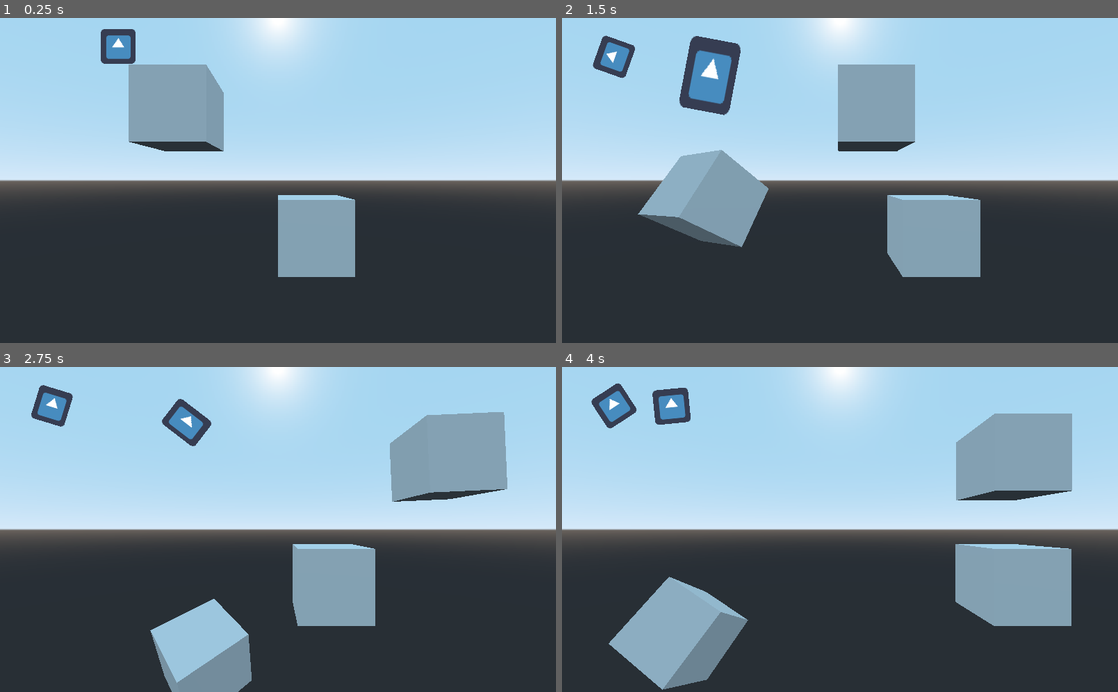
Above: before the commit, frames 1-4 (two rows, left to right).
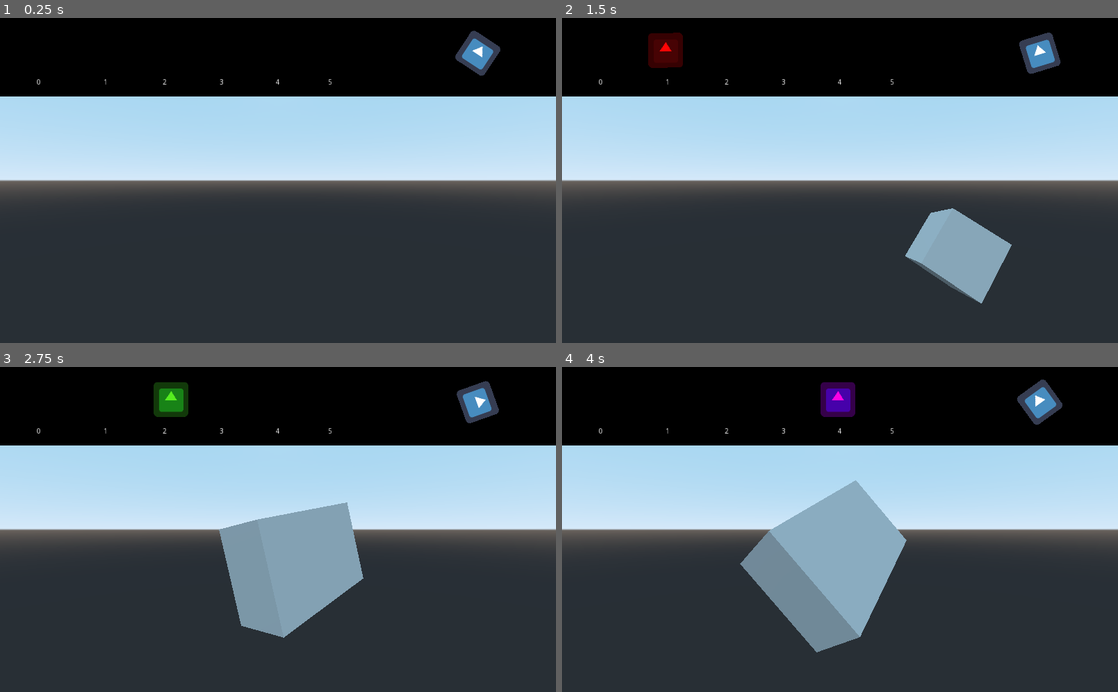
Above: after the commit, the same moments.

Repository: Kapendev/tweentoo
Game: Godot game, scene res://src/Main.tscn
Two runs of this game, one before a commit and one after it. Both use one fixed random seed, a clock stepped at 60 frames per second and the inputs below. The engine's default icon, where the game draws it, is replaced by a stand-in: a white triangle on a blue panel in a dark square.
Inputs:
- Up to frame 1 (0.25 s): no input
- Up to frame 2 (1.5 s): no input
- Up to frame 3 (2.75 s): no input
- Up to frame 4 (4 s): no input

The runs differ from the first frame. In frame 1, 30% of the frame differs, in the area x 0-100%, y 0-80%; in frame 2, 34%; in frame 3, 38%; in frame 4, 47%, in the area x 0-100%, y 0-100%.

Commit message:
Add files via upload

Diff:
--- a/src/Main.tscn
+++ b/src/Main.tscn
@@ -8,98 +8,150 @@
 [node name="Main" type="Spatial"]
 
 [node name="Camera" type="Camera" parent="."]
-transform = Transform( 1, 0, 0, 0, 1, 0, 0, 0, 1, 0, 0, 7 )
+current = true
 
 [node name="MeshInstance" type="MeshInstance" parent="."]
-transform = Transform( 1, 0, 0, 0, 1, 0, 0, 0, 1, 1, -1.5, 0 )
+transform = Transform( 1, 0, 0, 0, 1, 0, 0, 0, 1, 0, -16, -9 )
 mesh = SubResource( 1 )
 material/0 = null
 
-[node name="Tweentoo3D" type="Tween" parent="MeshInstance"]
+[node name="Tweentoo" type="Tween" parent="MeshInstance"]
 script = ExtResource( 1 )
-transition = 7
-
-[node name="Position3D" type="Position3D" parent="MeshInstance/Tweentoo3D"]
-transform = Transform( 1, 0, 0, 0, 1, 0, 0, 0, 1, 1, -1.5, 0 )
-
-[node name="Position3D2" type="Position3D" parent="MeshInstance/Tweentoo3D"]
-transform = Transform( 1, 0, 0, 0, 1, 0, 0, 0, 1, 5, -1.5, 0 )
-
-[node name="MeshInstance2" type="MeshInstance" parent="."]
-transform = Transform( 1, 0, 0, 0, 1, 0, 0, 0, 1, 11.5901, 2, 0 )
-mesh = SubResource( 1 )
-material/0 = null
-
-[node name="Tweentoo3D" type="Tween" parent="MeshInstance2"]
-script = ExtResource( 1 )
-transition = 6
+reversed_change = true
+transition = 8
 easing = 1
 duration = 2.0
 
-[node name="Position3D" type="Position3D" parent="MeshInstance2/Tweentoo3D"]
-transform = Transform( 1, 0, 0, 0, 1, 0, 0, 0, 1, 1, 2, 0 )
+[node name="Position3D" type="Position3D" parent="MeshInstance/Tweentoo"]
+transform = Transform( -0.121159, 0, -0.992633, -0.906378, 0.407725, 0.110631, 0.404721, 0.913105, -0.0493996, -4, 0, -8 )
 
-[node name="Position3D2" type="Position3D" parent="MeshInstance2/Tweentoo3D"]
-transform = Transform( -4.37114e-08, 1, 0, -1, -4.37114e-08, 0, 0, 0, 1, 5, 2, 0 )
+[node name="Position3D2" type="Position3D" parent="MeshInstance/Tweentoo"]
+transform = Transform( -0.717075, -0.651833, 0.246814, -0.58814, 1.89565, 3.29764, -0.680039, 0.576661, -0.452779, 0, -0.896904, -10.2697 )
 
-[node name="MeshInstance3" type="MeshInstance" parent="."]
-transform = Transform( 1, 0, 0, 0, 1, 0, 0, 0, 1, -2.31003, -7.87528, 0 )
-mesh = SubResource( 1 )
-material/0 = null
-
-[node name="Tweentoo3D" type="Tween" parent="MeshInstance3"]
-script = ExtResource( 1 )
-transition = 8
-duration_array = [ 1.0, 0.6, 0.6, 1.0 ]
-
-[node name="1" type="Position3D" parent="MeshInstance3/Tweentoo3D"]
-transform = Transform( 0.894568, 0, -0.446932, -0.409997, 0.398061, -0.82064, 0.177906, 0.917359, 0.356092, -4.81689, -2.46491, 0 )
-
-[node name="2" type="Position3D" parent="MeshInstance3/Tweentoo3D"]
-transform = Transform( -0.947025, 0.170953, 0.271879, 0, 0.846556, -0.5323, -0.321159, -0.504102, -0.80171, -3.85817, -0.485094, 0 )
-
-[node name="3" type="Position3D" parent="MeshInstance3/Tweentoo3D"]
-transform = Transform( 0.672586, 0, -0.740019, -0.303539, 0.912006, -0.27588, 0.674901, 0.410178, 0.613403, -2.24094, -1.26925, 0 )
-
-[node name="4" type="Position3D" parent="MeshInstance3/Tweentoo3D"]
-transform = Transform( 0.672586, 0, -0.740019, -0.303539, 0.912006, -0.27588, 0.674901, 0.410178, 0.613403, -2.24094, -8.16294, 0 )
+[node name="Position3D3" type="Position3D" parent="MeshInstance/Tweentoo"]
+transform = Transform( 0.566003, 0, 0.824403, 0.812102, 0.172101, -0.557558, -0.141881, 0.985079, 0.0974098, 4, -2, -8 )
 
 [node name="Screen" type="Node2D" parent="."]
 
+[node name="Back" type="Node" parent="Screen"]
+
+[node name="ColorRect" type="ColorRect" parent="Screen/Back"]
+margin_left = -14.0
+margin_top = -15.0
+margin_right = 1054.0
+margin_bottom = 145.0
+color = Color( 0, 0, 0, 1 )
+__meta__ = {
+"_edit_use_anchors_": false
+}
+
+[node name="Label" type="Label" parent="Screen/Back"]
+margin_left = 67.0536
+margin_top = 112.0
+margin_right = 107.054
+margin_bottom = 126.0
+text = "0"
+__meta__ = {
+"_edit_use_anchors_": false
+}
+
+[node name="Label2" type="Label" parent="Screen/Back"]
+margin_left = 190.054
+margin_top = 112.0
+margin_right = 230.054
+margin_bottom = 126.0
+text = "1"
+__meta__ = {
+"_edit_use_anchors_": false
+}
+
+[node name="Label3" type="Label" parent="Screen/Back"]
+margin_left = 299.054
+margin_top = 112.0
+margin_right = 339.054
+margin_bottom = 126.0
+text = "2"
+__meta__ = {
+"_edit_use_anchors_": false
+}
+
+[node name="Label4" type="Label" parent="Screen/Back"]
+margin_left = 404.054
+margin_top = 112.0
+margin_right = 444.054
+margin_bottom = 126.0
+text = "3"
+__meta__ = {
+"_edit_use_anchors_": false
+}
+
+[node name="Label5" type="Label" parent="Screen/Back"]
+margin_left = 507.054
+margin_top = 112.0
+margin_right = 547.054
+margin_bottom = 126.0
+text = "4"
+__meta__ = {
+"_edit_use_anchors_": false
+}
+
+[node name="Label6" type="Label" parent="Screen/Back"]
+margin_left = 604.054
+margin_top = 112.0
+margin_right = 644.054
+margin_bottom = 126.0
+text = "5"
+__meta__ = {
+"_edit_use_anchors_": false
+}
+
 [node name="Sprite" type="Sprite" parent="Screen"]
-position = Vector2( -44.0972, -41.5774 )
+position = Vector2( 102.054, -62.996 )
+z_index = 2
 texture = ExtResource( 2 )
 
-[node name="Tweentoo2D" type="Tween" parent="Screen/Sprite"]
+[node name="Tweentoo" type="Tween" parent="Screen/Sprite"]
+script = ExtResource( 1 )
+transition = 7
+duration = 0.8
+
+[node name="Position2D" type="Position2D" parent="Screen/Sprite/Tweentoo"]
+position = Vector2( 70.0536, 59.6964 )
+rotation = -0.523599
+
+[node name="Position2D2" type="Position2D" parent="Screen/Sprite/Tweentoo"]
+modulate = Color( 1, 0, 0, 1 )
+position = Vector2( 193.054, 59.6964 )
+
+[node name="Position2D3" type="Position2D" parent="Screen/Sprite/Tweentoo"]
+modulate = Color( 0.384314, 1, 0, 1 )
+position = Vector2( 302.054, 59.6964 )
+
+[node name="Position2D4" type="Position2D" parent="Screen/Sprite/Tweentoo"]
+modulate = Color( 0, 0.462745, 1, 1 )
+position = Vector2( 407.054, 59.6964 )
+
+[node name="Position2D5" type="Position2D" parent="Screen/Sprite/Tweentoo"]
+modulate = Color( 1, 0, 0.890196, 1 )
+position = Vector2( 510.054, 59.6964 )
+
+[node name="Position2D6" type="Position2D" parent="Screen/Sprite/Tweentoo"]
+position = Vector2( 607.054, 59.6964 )
+rotation = 0.523599
+
+[node name="Sprite2" type="Sprite" parent="Screen"]
+position = Vector2( 880, 65 )
+z_index = 2
+texture = ExtResource( 2 )
+
+[node name="Tweentoo" type="Tween" parent="Screen/Sprite2"]
 script = ExtResource( 1 )
 transition = 10
 duration_array = [ 1.0, 0.0 ]
 
-[node name="Position2D" type="Position2D" parent="Screen/Sprite/Tweentoo2D"]
-position = Vector2( 95.7539, 71.8155 )
+[node name="Position2D" type="Position2D" parent="Screen/Sprite2/Tweentoo"]
+position = Vector2( 880, 65 )
 
-[node name="Position2D2" type="Position2D" parent="Screen/Sprite/Tweentoo2D"]
-position = Vector2( 95.7539, 71.8155 )
+[node name="Position2D2" type="Position2D" parent="Screen/Sprite2/Tweentoo"]
+position = Vector2( 880, 65 )
 rotation = 6.28319
-
-[node name="Sprite2" type="Sprite" parent="Screen"]
-position = Vector2( 279.645, -39.6032 )
-texture = ExtResource( 2 )
-
-[node name="Tweentoo2D" type="Tween" parent="Screen/Sprite2"]
-script = ExtResource( 1 )
-transition = 10
-easing = 1
-
-[node name="Position2D" type="Position2D" parent="Screen/Sprite2/Tweentoo2D"]
-position = Vector2( 203.754, 72.8155 )
-
-[node name="Position2D2" type="Position2D" parent="Screen/Sprite2/Tweentoo2D"]
-position = Vector2( 267.808, 103.671 )
-rotation = 6.02352
-scale = Vector2( 1.44153, 2.01699 )
-
-[node name="Position2D3" type="Position2D" parent="Screen/Sprite2/Tweentoo2D"]
-position = Vector2( 337.808, 102.671 )
-rotation = 6.86732
-scale = Vector2( -1, 1 )
--- a/src/Tweentoo.gd
+++ b/src/Tweentoo.gd
@@ -8,6 +8,7 @@
 # 1) Add a Tweentoo to a Node2D/Spatial.
 # 2) Add Node2D/Spatial nodes to the Tweentoo.
 # 3) Play the scene or call change().
+# Extra: You can also change the modulate and self_modulate property of Node2D nodes.
 
 signal tweentoo_completed
 signal tweentoo_started
@@ -15,6 +16,7 @@
 enum TransitionType {LINEAR = 0, CUBIC = 7, CIRC = 8, ELASTIC = 6, BOUNCE = 9, BACK = 10}
 enum EaseType {IN_OUT = 2, OUT_IN = 3, IN = 0, OUT = 1}
 
+export var reversed_change := false setget set_reversed_change
 export var can_start := true
 export var can_loop := true
 export var update_position := true
@@ -26,15 +28,15 @@
 export(float, 0, 172800) var duration := 1.0
 export(Array, float) var duration_array := []
 
-onready var current_child := get_child_count()
+var current_child := -1
 var current_duration := 0
 var is_2D := true
-var is_changing = false
+var is_changing := false
 
 func _ready() -> void:
 	# warning-ignore:return_value_discarded
 	connect("tween_all_completed", self, "_on_Tweentoo_tween_all_completed")
-	var parent = get_parent()
+	var parent := get_parent()
 	if !parent is Node2D:
 		is_2D = false
 	if !is_2D and !parent is Spatial:
@@ -45,71 +47,74 @@
 
 func next_child() -> int:
 	var result := current_child
-	result += 1
+	if !reversed_change:
+		result += 1
+	else:
+		result -= 1
 	if result >= get_child_count():
-		result = 0
+		return 0
+	elif result < 0:
+		return get_child_count() - 1
 	return result
 
 func next_duration() -> int:
 	var result := current_duration
-	result += 1
+	if !reversed_change:
+		result += 1
+	else:
+		result -= 1
 	if result >= duration_array.size():
-		result = 0
+		return 0
+	elif result < 0:
+		return duration_array.size() - 1
 	return result
 
 func change() -> void:
 	is_changing = true
 	if get_child_count() != 0:
-		var pnode := get_parent()
-		var cnode := get_child(next_child())
-		if is_2D and cnode is Node2D:
-			if duration_array.empty():
-				if update_position:
-					# warning-ignore:return_value_discarded
-					interpolate_property(pnode, "position", pnode.position, cnode.position, duration, transition, easing)
-				if update_rotation:
-					# warning-ignore:return_value_discarded
-					interpolate_property(pnode, "rotation", pnode.rotation, cnode.rotation, duration, transition, easing)
-				if update_scale:
-					# warning-ignore:return_value_discarded
-					interpolate_property(pnode, "scale", pnode.scale, cnode.scale, duration, transition, easing)
-			else:
-				if update_position:
-					# warning-ignore:return_value_discarded
-					interpolate_property(pnode, "position", pnode.position, cnode.position, duration_array[current_duration], transition, easing)
-				if update_rotation:
-					# warning-ignore:return_value_discarded
-					interpolate_property(pnode, "rotation", pnode.rotation, cnode.rotation, duration_array[current_duration], transition, easing)
-				if update_scale:
-					# warning-ignore:return_value_discarded
-					interpolate_property(pnode, "scale", pnode.scale, cnode.scale, duration_array[current_duration], transition, easing)
-		elif !is_2D and cnode is Spatial:
-			if duration_array.empty():
-				if update_position:
-					# warning-ignore:return_value_discarded
-					interpolate_property(pnode, "translation", pnode.translation, cnode.translation, duration, transition, easing)
-				if update_rotation:
-					# warning-ignore:return_value_discarded
-					interpolate_property(pnode, "rotation_degrees", pnode.rotation_degrees, cnode.rotation_degrees, duration, transition, easing)
-				if update_scale:
-					# warning-ignore:return_value_discarded
-					interpolate_property(pnode, "scale", pnode.scale, cnode.scale, duration, transition, easing)
-			else:
-				if update_position:
-					# warning-ignore:return_value_discarded
-					interpolate_property(pnode, "translation", pnode.translation, cnode.translation, duration_array[current_duration], transition, easing)
-				if update_rotation:
-					# warning-ignore:return_value_discarded
-					interpolate_property(pnode, "rotation_degrees", pnode.rotation_degrees, cnode.rotation_degrees, duration_array[current_duration], transition, easing)
-				if update_scale:
-					# warning-ignore:return_value_discarded
-					interpolate_property(pnode, "scale", pnode.scale, cnode.scale, duration_array[current_duration], transition, easing)
+		if is_2D:
+			var pnode : Node2D = get_parent()
+			var cnode : Node2D = get_child(next_child())
+			if update_position and pnode.position != cnode.position:
+				# warning-ignore:return_value_discarded
+				interpolate_property(pnode, "position", pnode.position, cnode.position, duration if duration_array.empty() else duration_array[current_duration], transition, easing)
+			if update_rotation and pnode.rotation != cnode.rotation:
+				# warning-ignore:return_value_discarded
+				interpolate_property(pnode, "rotation", pnode.rotation, cnode.rotation, duration if duration_array.empty() else duration_array[current_duration], transition, easing)
+			if update_scale and pnode.scale != cnode.scale:
+				# warning-ignore:return_value_discarded
+				interpolate_property(pnode, "scale", pnode.scale, cnode.scale, duration if duration_array.empty() else duration_array[current_duration], transition, easing)
+			if pnode.modulate != cnode.modulate:
+				# warning-ignore:return_value_discarded
+				interpolate_property(pnode, "modulate", pnode.modulate, cnode.modulate, duration if duration_array.empty() else duration_array[current_duration], transition, easing)
+			if pnode.self_modulate != cnode.self_modulate:
+				# warning-ignore:return_value_discarded
+				interpolate_property(pnode, "self_modulate", pnode.self_modulate, cnode.self_modulate, duration if duration_array.empty() else duration_array[current_duration], transition, easing)
+		else:
+			var pnode : Spatial = get_parent()
+			var cnode : Spatial = get_child(next_child())
+			if update_position and pnode.translation != cnode.translation:
+				# warning-ignore:return_value_discarded
+				interpolate_property(pnode, "translation", pnode.translation, cnode.translation, duration if duration_array.empty() else duration_array[current_duration], transition, easing)
+			if update_rotation and pnode.rotation_degrees != cnode.rotation_degrees:
+				# warning-ignore:return_value_discarded
+				interpolate_property(pnode, "rotation_degrees", pnode.rotation_degrees, cnode.rotation_degrees, duration if duration_array.empty() else duration_array[current_duration], transition, easing)
+			if update_scale and pnode.scale != cnode.scale:
+				# warning-ignore:return_value_discarded
+				interpolate_property(pnode, "scale", pnode.scale, cnode.scale, duration if duration_array.empty() else duration_array[current_duration], transition, easing)
 		# warning-ignore:return_value_discarded
 		start()
 
 func start_state() -> void:
-	current_child = get_child_count()
+	current_child = -1
 	current_duration = 0
+
+func set_reversed_change(value : bool) -> void:
+	reversed_change = value
+	# warning-ignore:return_value_discarded
+	remove_all()
+	if is_changing:
+		change()
 
 func _on_Tweentoo_tween_all_completed() -> void:
 	is_changing = false
@@ -118,10 +123,20 @@
 		current_duration = next_duration()
 
 	if current_child == get_child_count() - 1:
-		emit_signal("tweentoo_completed")
+		if !reversed_change:
+			emit_signal("tweentoo_completed")
+		else:
+			emit_signal("tweentoo_started")
 	elif current_child == 0:
-		emit_signal("tweentoo_started")
+		if !reversed_change:
+			emit_signal("tweentoo_started")
+		else:
+			emit_signal("tweentoo_completed")
+
 	if can_loop:
 		change()
-	elif !current_child == get_child_count() - 1:
-		change()
+	else:
+		if !reversed_change and current_child != get_child_count() - 1:
+			change()
+		elif reversed_change and current_child != 0:
+			change()
Not shown, changed: README.md
